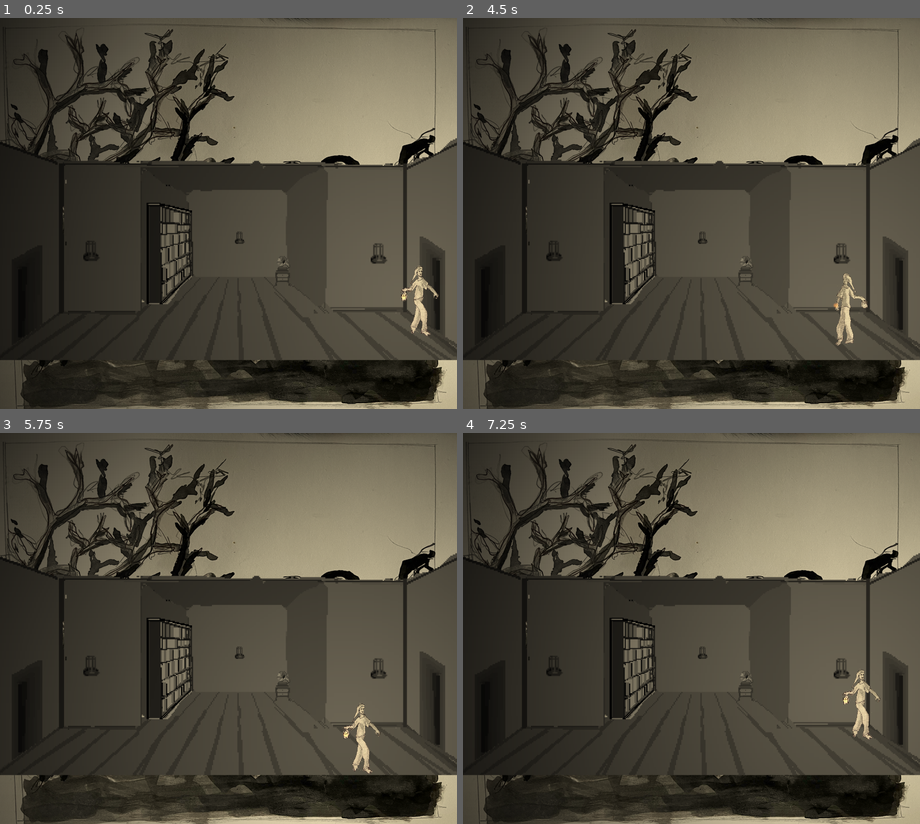
Above: before the commit, frames 1-4 (two rows, left to right).
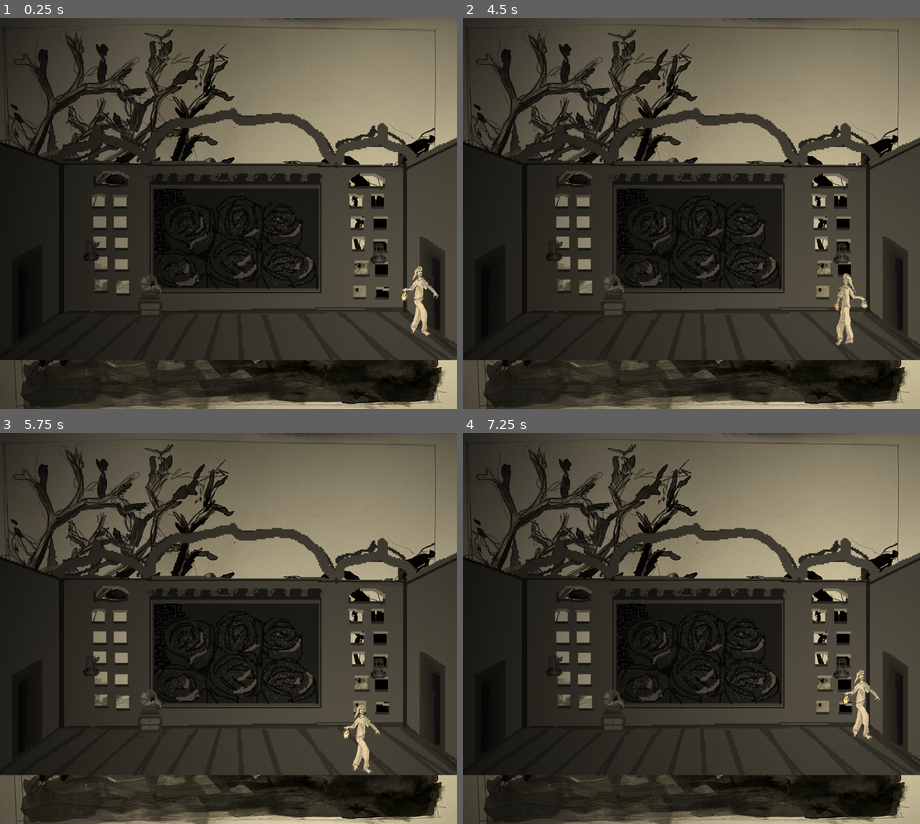
Above: after the commit, the same moments.

Repository: MartMcMahon/gbgj_23_10
Game: Godot game, scene res://gameplay.tscn
Two runs of this game, one before a commit and one after it. Both use one fixed random seed, a clock stepped at 60 frames per second and the inputs below. Sound files missing from this copy of the repository are replaced by a short silence.
Inputs:
- Up to frame 1 (0.25 s): no input
- Up to frame 2 (4.5 s): tap Enter at 0.5 s; hold Right (ui_right) 0.53-1.28 s; hold E (player_select) 0.53-1.28 s; hold Down (ui_down) 1.28-2.03 s; tap E (player_select) at 1.35, 2.85, 4.35 s; hold Right (ui_right) 2.03-2.78 s; hold E (player_select) 2.03-2.78 s; hold Up (ui_up) 2.78-3.53 s; hold E (player_select) 3.53-4.28 s; hold Left (ui_left) from 3.53 s (still down)
- Up to frame 3 (5.75 s): release Left (ui_left) at 5.03 s; hold Down (ui_down) from 5.03 s (still down); hold E (player_select) from 5.03 s (still down)
- Up to frame 4 (7.25 s): release Down (ui_down) at 5.78 s; release E (player_select) at 5.78 s; hold Right (ui_right) 5.78-6.53 s; tap E (player_select) at 5.85 s; hold Up (ui_up) from 6.53 s (still down); hold E (player_select) from 6.53 s (still down)

The runs differ from the first frame. In frame 1, 14% of the frame differs, in the area x 12-100%, y 22-77%; in frame 2, 15%; in frame 3, 15%, in the area x 12-100%, y 22-79%; in frame 4, 15%.

Commit message:
room3 changes

Diff:
--- a/gameplay.tscn
+++ b/gameplay.tscn
@@ -24,10 +24,10 @@
 
 [node name="RoomController" type="Node2D" parent="."]
 script = ExtResource("3_pdeq8")
-starting_room_idx = 1
 
 [node name="Player" parent="." instance=ExtResource("4_ryon0")]
 position = Vector2(1285, 868)
+candle_decay_factor = 3.0
 
 [node name="LeftTransitionLayer" type="Area2D" parent="."]
 position = Vector2(50, 49)
--- a/guy/character.gd
+++ b/guy/character.gd
@@ -1,10 +1,10 @@
 extends CharacterBody2D
 
 @export var walking_speed = 150.0
+@export var candle_decay_factor: float = 5.0
 @onready var _animated_sprite = $AnimatedSprite2D
 
 var x_scale = 0.1
-var candle_decay_factor: float = 5.0
 var is_in_bookcase_area = false
 var is_in_phono_area = false
 var is_in_light_area = false
--- a/room3/room_3.tscn
+++ b/room3/room_3.tscn
@@ -92,7 +92,7 @@
 polygon = PackedVector2Array(15, 11, 76, 27.312, -42, 122, -63, 118)
 
 [node name="phono" parent="Actionables" instance=ExtResource("8_w37qy")]
-position = Vector2(692, 948)
+position = Vector2(1063, 882)
 audio = ExtResource("9_wwfdc")
 
 [node name="WallLayer" type="Area2D" parent="."]
